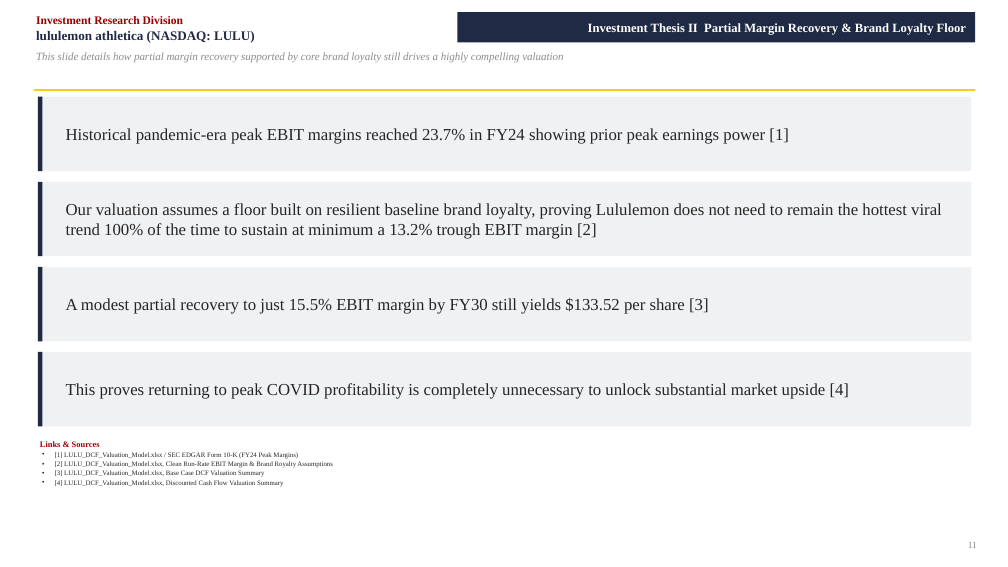
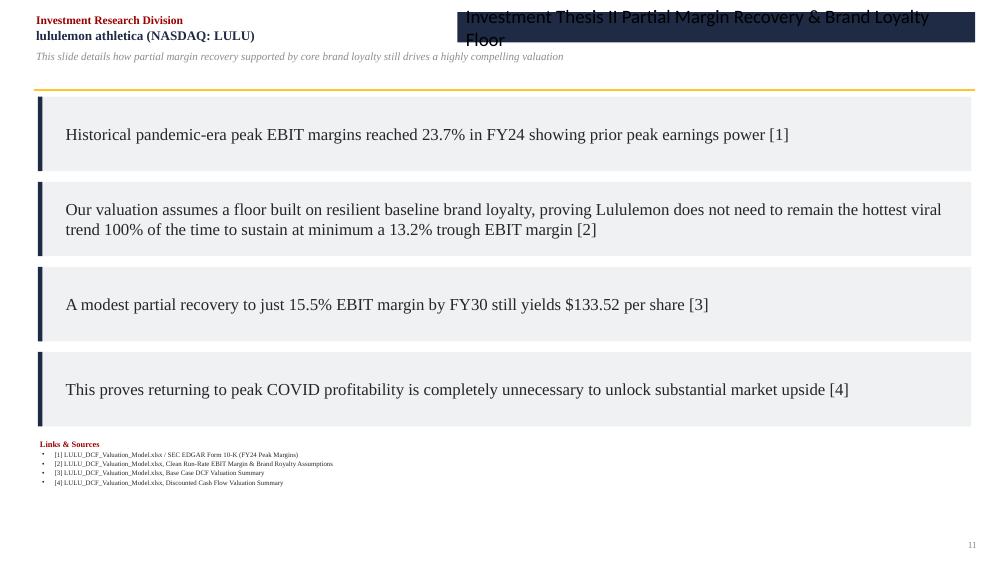
Before and after one commit to vengeanceaiUSC/RM, a slide deck: slide 11 of LULU/GIS IR LULU.pptx. Drawn at 1008x567 pixels with LibreOffice and Linux fonts; fonts in the diff are those of the drawing. Boxes give left, top, right and bottom in pixels: in the first picture for what was removed or moved away, otherwise in the second. Text is boxed around its words. In the diff, an @@ line names an element or a change of style, - is before the commit and + after.

```diff
--- a/LULU/GIS IR LULU.pptx
+++ b/LULU/GIS IR LULU.pptx
@@ rectangle "Investment Thesis II Partial Margin ..." at box(457, 12, 975, 42): size 12 to 18 pt, font Times New Roman to Calibri, text colour #FFFFFF to #000000, bold off; alignment right to left @@
```
Also in this commit, not shown: 6 other slides changed, 4 other files.
